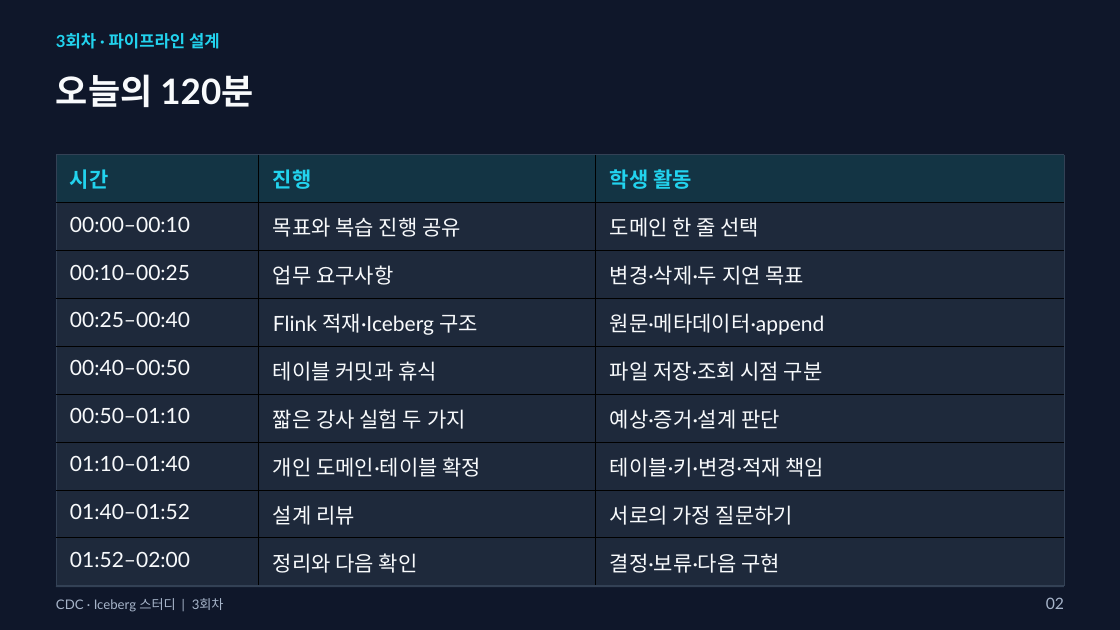
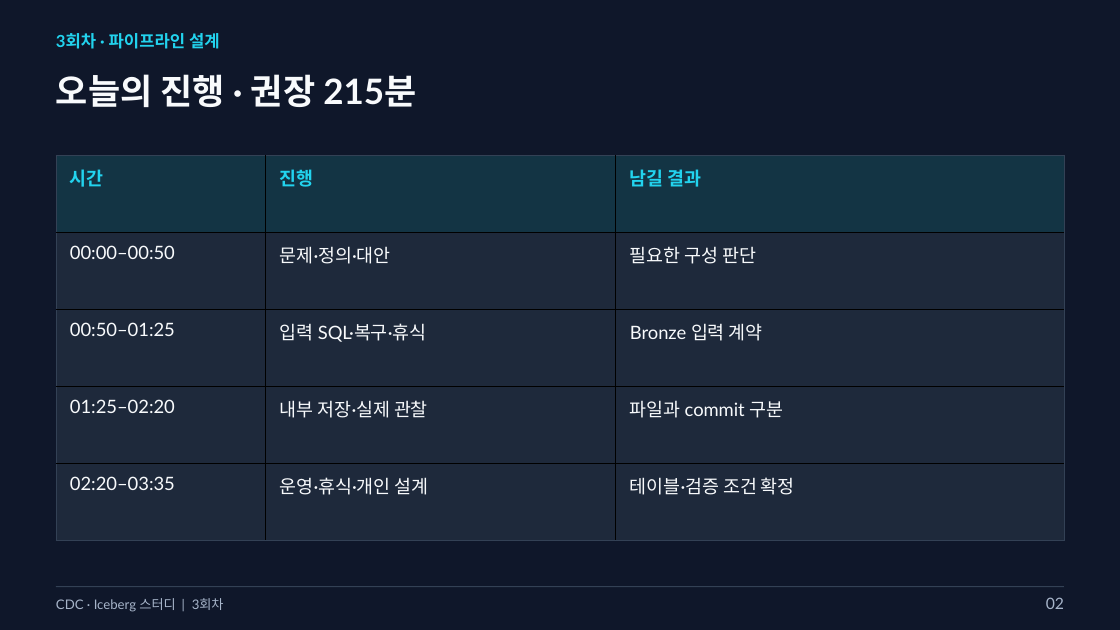
Before and after one commit to kim-dabin/cdc-lakehouse-study, a slide deck: slide 2 of labs/session03/slides/03-session03.pptx. Drawn at 1120x630 pixels with LibreOffice and Linux fonts; fonts in the diff are those of the drawing. Boxes give left, top, right and bottom in pixels: in the first picture for what was removed or moved away, otherwise in the second. Text is boxed around its words. In the diff, an @@ line names an element or a change of style, - is before the commit and + after.

Commit message:
Rebuild Session 3 around Flink Iceberg internals and operations

```diff
--- a/labs/session03/slides/03-session03.pptx
+++ b/labs/session03/slides/03-session03.pptx
@@ text at <box>56,74,416,107</box>: text changed @@
-오늘의 120분
+오늘의 진행 · 권장 215분
@@ table at <box>56,155,1065,540</box> @@
-row 1: 시간 | 진행 | 학생 활동
-row 2: 00:00–00:10 | 목표와 복습 진행 공유 | 도메인 한 줄 선택
-row 3: 00:10–00:25 | 업무 요구사항 | 변경·삭제·두 지연 목표
-row 4: 00:25–00:40 | Flink 적재·Iceberg 구조 | 원문·메타데이터·append
-row 5: 00:40–00:50 | 테이블 커밋과 휴식 | 파일 저장·조회 시점 구분
-row 6: 00:50–01:10 | 짧은 강사 실험 두 가지 | 예상·증거·설계 판단
-row 7: 01:10–01:40 | 개인 도메인·테이블 확정 | 테이블·키·변경·적재 책임
-row 8: 01:40–01:52 | 설계 리뷰 | 서로의 가정 질문하기
-row 9: 01:52–02:00 | 정리와 다음 확인 | 결정·보류·다음 구현
+row 1: 시간 | 진행 | 남길 결과
+row 2: 00:00–00:50 | 문제·정의·대안 | 필요한 구성 판단
+row 3: 00:50–01:25 | 입력 SQL·복구·휴식 | Bronze 입력 계약
+row 4: 01:25–02:20 | 내부 저장·실제 관찰 | 파일과 commit 구분
+row 5: 02:20–03:35 | 운영·휴식·개인 설계 | 테이블·검증 조건 확정
```
Also in this commit, not shown: 12 other slides changed, 39 slides added, 10 slides removed, 8 other files.
